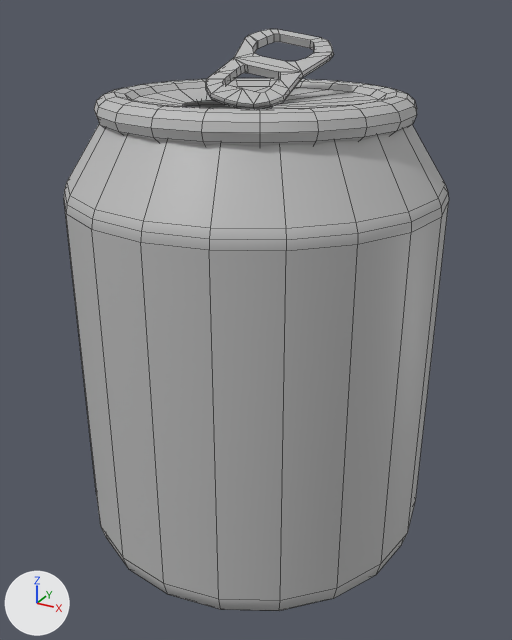
Two versions of the FBX model AllNighter/Assets/Models/Jeremy/canWhole.fbx, one commit apart.
Before and after are seen from a camera (50 mm lens) standing at (0.0984, -0.1787, 0.0844) and looking at (0.0008, -0.0013, -0.0043). The lights are fixed; the arrows at lower left show +X, +Y and +Z. Mesh edges are drawn as thin lines. Where no turn or scale is listed for an object, it has been applied to the vertices.

Names of what the first picture shows: 'canWhole'.
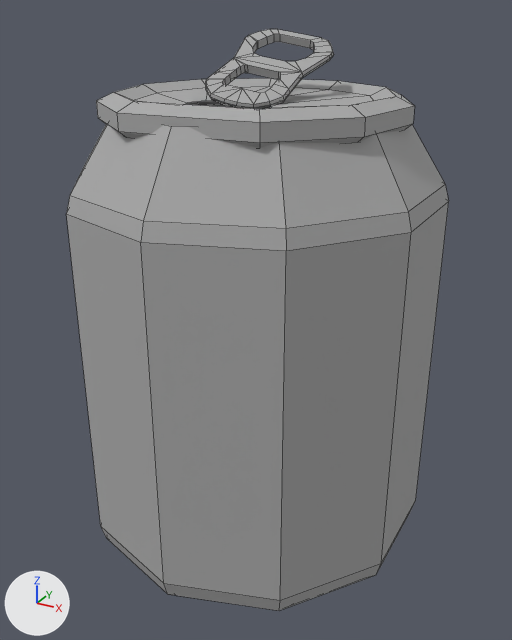
Diff of the bpy script that builds the scene:
```diff
--- a/AllNighter/Assets/Models/Jeremy/canWhole.fbx.py
+++ b/AllNighter/Assets/Models/Jeremy/canWhole.fbx.py
@@ mat_canwholelambert @@
 mat_canwholelambert = principled_material('canWholeLambert')
-mat_canwholelambert.base_color = (0.5, 0.5, 0.5)  # grey #bcbcbc
+mat_canwholelambert.base_color = (0.4, 0.4, 0.4)  # grey #aaaaaa
+mat_canwholelambert.roughness = 0.896
@@ me_mesh @@
 # used by ob_canwhole; location = (0.0, 0.0, 0.0)
-me_mesh.from_pydata(...)  # 650 vertices, 612 faces; spans x -0.054..0.054, y -0.054..0.054, z -0.08..0.079
+me_mesh.from_pydata(...)  # 346 vertices, 339 faces; spans x -0.052..0.052, y -0.054..0.054, z -0.08..0.079
+# me_mesh part 1: 305 vertices removed from x -0.054..0.054, y -0.054..0.054, z -0.08..0.064
 me_mesh.materials.append(mat_canwholelambert)
```

Boxes (x1, y1, x2, y2) around the edits, measured in the pictures (512 x 640 px):
'canWhole', recoloured, surface changed, reshaped
    before: (64, 29, 449, 611)
    after: (66, 29, 449, 611)
part 1 of me_mesh, deleted
    before: (64, 78, 449, 611)
